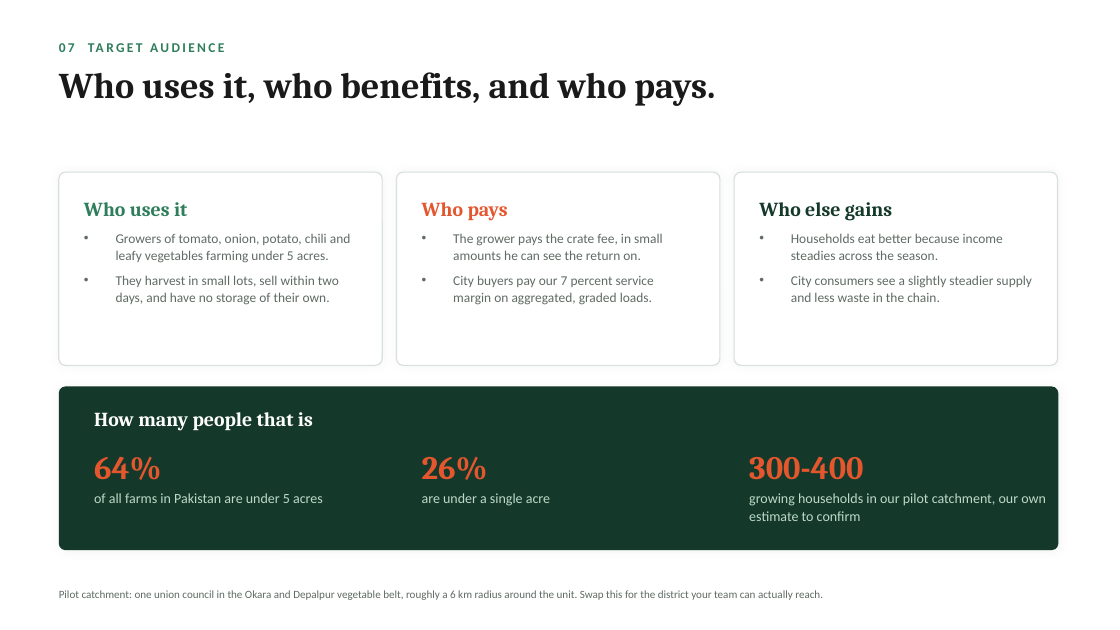
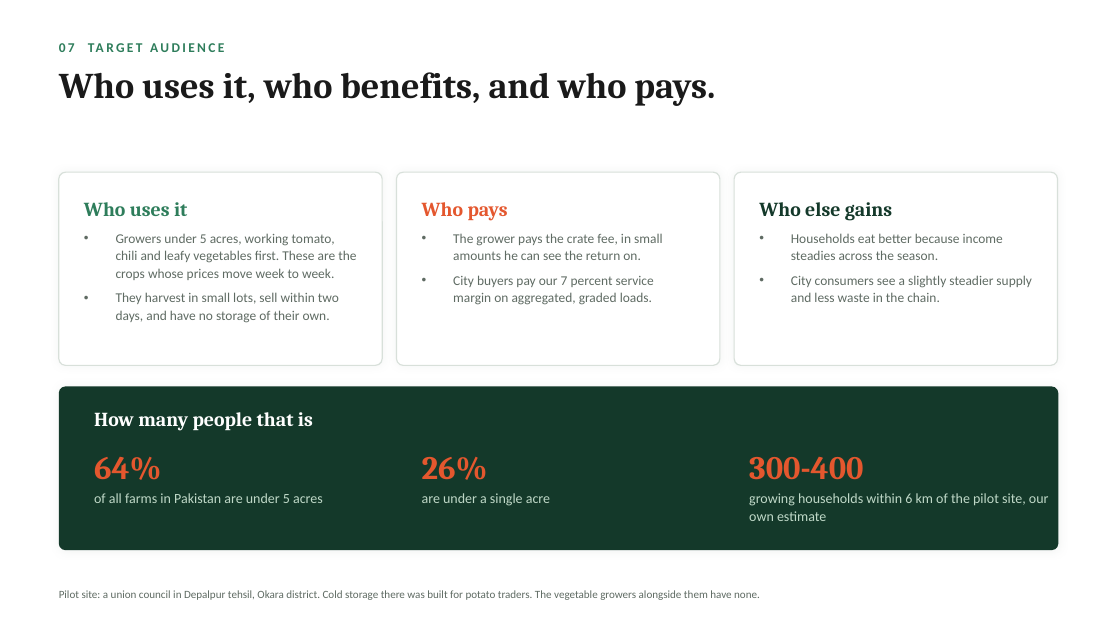
Before and after one commit to s9765fzsv8-cmyk/Claude, a slide deck: slide 8 of genz-entrepreneurship/Thanda-Godam-Pitch.pptx. Drawn at 1120x630 pixels with LibreOffice and Linux fonts; fonts in the diff are those of the drawing. Boxes give left, top, right and bottom in pixels: in the first picture for what was removed or moved away, otherwise in the second. Text is boxed around its words. In the diff, an @@ line names an element or a change of style, - is before the commit and + after.

```diff
--- a/genz-entrepreneurship/Thanda-Godam-Pitch.pptx
+++ b/genz-entrepreneurship/Thanda-Godam-Pitch.pptx
@@ text at box(116, 234, 356, 280): text changed @@
-• Growers of tomato, onion, potato, chili and leafy vegetables farming under 5 acres.
+• Growers under 5 acres, working tomato, chili and leafy vegetables first. These are the crops whose prices move week to week.
@@ text at box(749, 493, 1049, 521): text changed @@
-growing households in our pilot catchment, our own estimate to confirm
+growing households within 6 km of the pilot site, our own estimate
@@ text at box(59, 590, 760, 600): text changed @@
-Pilot catchment: one union council in the Okara and Depalpur vegetable belt, roughly a 6 km radius around the unit. Swap this for the district your team can actually reach.
+Pilot site: a union council in Depalpur tehsil, Okara district. Cold storage there was built for potato traders. The vegetable growers alongside them have none.
```
Also in this commit, not shown: 4 other slides changed, 4 other files.
